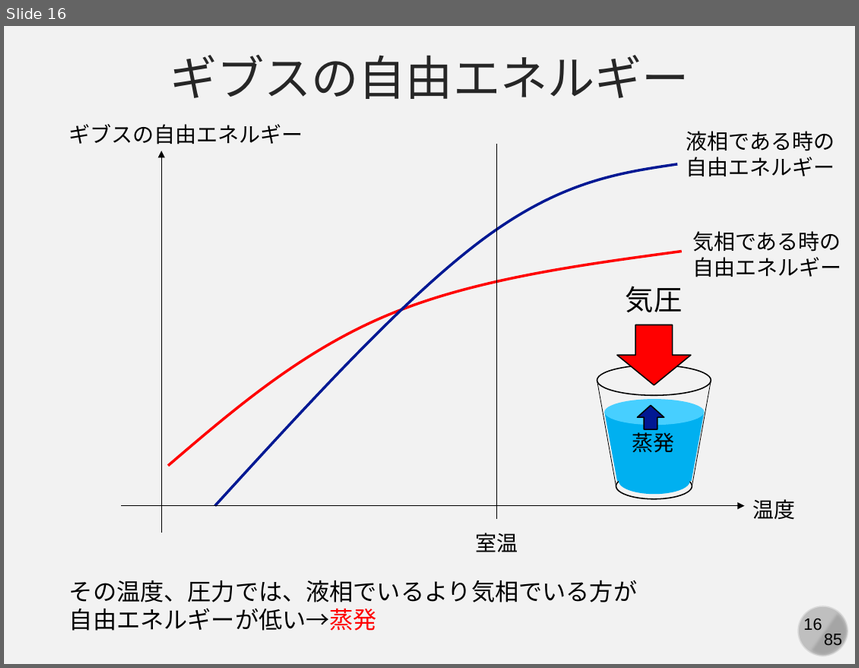
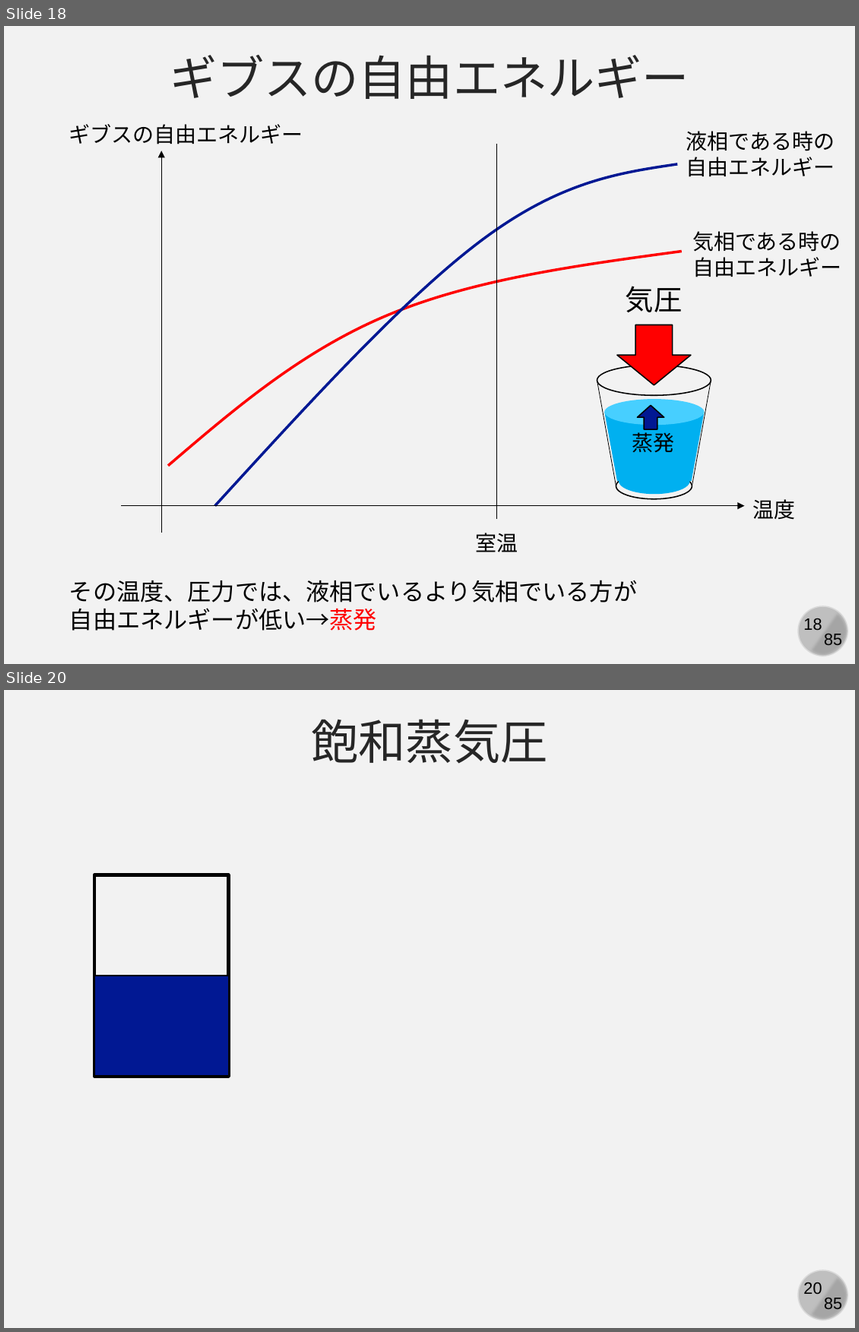
Before and after one commit to kaityo256/yamagata2022, a slide deck: 05_md_advanced/yamagata05.pptx. Shown one above the other, each under a label of ours: slide 16 before the commit, slides 18 and 20 after it; the slides between them are not shown. The pictures are 859x668 and 859x1332 pixels, drawn with LibreOffice and Linux fonts; fonts in the diff are those of the drawing. Boxes give left, top, right and bottom in pixels: in the first picture for what was removed or moved away, otherwise in the second. Text is boxed around its words. In the diff, an @@ line names an element or a change of style, - is before the commit and + after.

```diff
--- a/05_md_advanced/yamagata05.pptx
+++ b/05_md_advanced/yamagata05.pptx
@@ slide 20 added at bbox=[4, 690, 855, 1328], background #F2F2F2; not listed: 4 template elements that a slide beside it also shows @@
@@ text added at bbox=[312, 719, 548, 764], 40 pt, text #262626 @@
+飽和蒸気圧
@@ rectangle added at bbox=[94, 875, 228, 1076], outline #000000 3 pt @@
@@ rectangle added at bbox=[94, 976, 228, 1076], fill #011893, outline #000000 1 pt @@
@@ what was slide 16 is now slide 18 @@
@@ page number at bbox=[804, 619, 822, 630]: text changed @@
-16
+18
```
Also in this commit, not shown: 3 other slides added.
